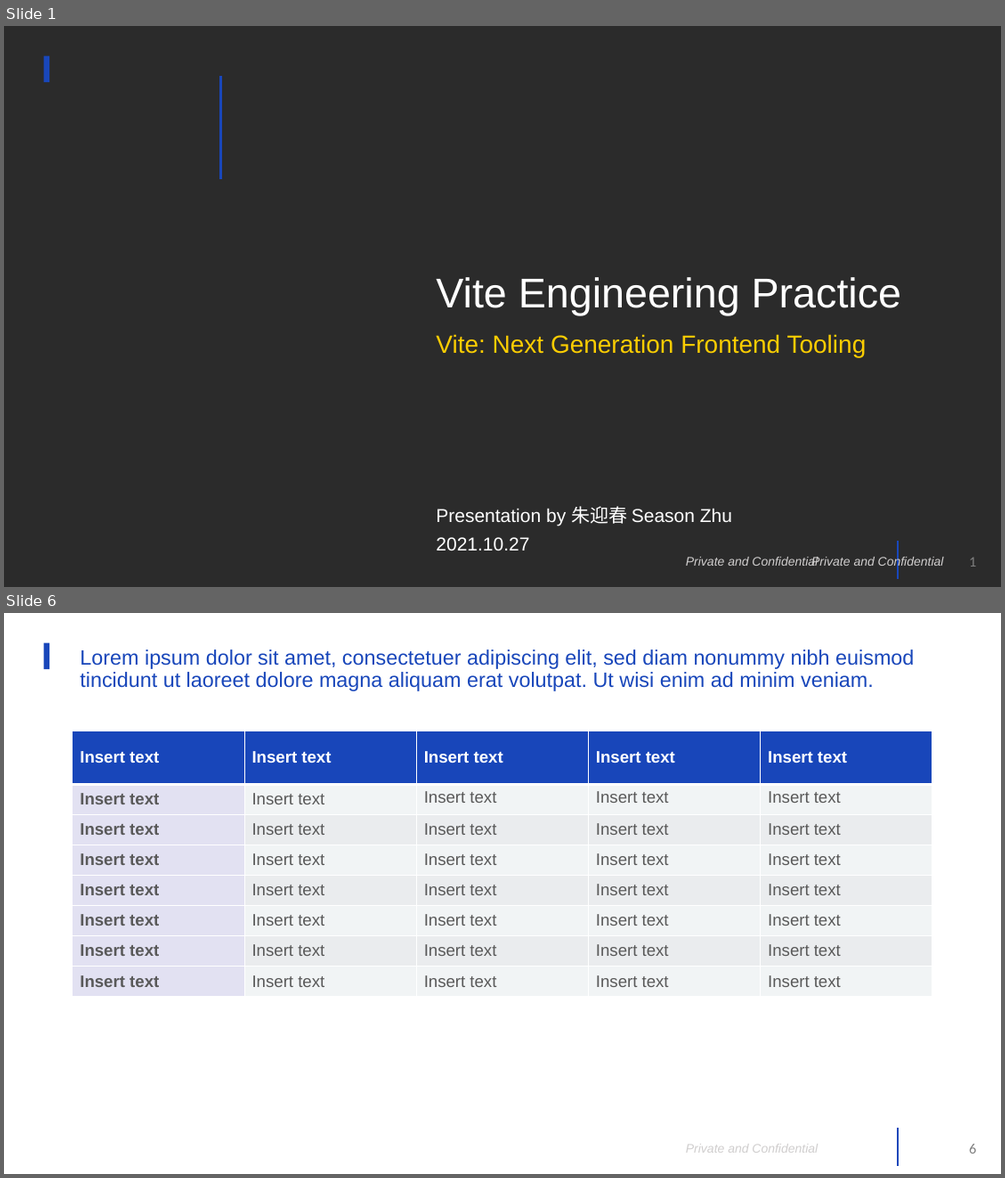
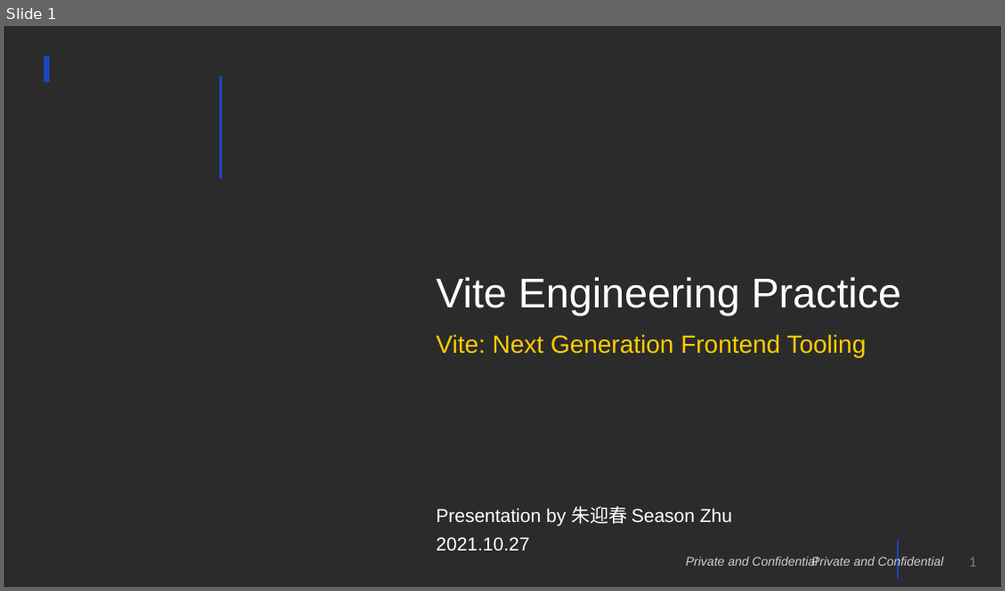
Before and after one commit to season19840122/Course, a slide deck: Vite2 项目工程化和原理剖析/Vite Engineering Practice.pptx. Shown one above the other, each under a label of ours: slides 1 and 6 before the commit, slide 1 after it; the slides between them are not shown. The pictures are 1005x1178 and 1005x591 pixels, drawn with LibreOffice and Linux fonts; fonts in the diff are those of the drawing; background and template pictures are left out; a plain dark background stands for a picture behind light text. Boxes give left, top, right and bottom in pixels: in the first picture for what was removed or moved away, otherwise in the second. Text is boxed around its words. In the diff, an @@ line names an element or a change of style, - is before the commit and + after.

```diff
--- a/Vite2 项目工程化和原理剖析/Vite Engineering Practice.pptx
+++ b/Vite2 项目工程化和原理剖析/Vite Engineering Practice.pptx
@@ slide 6 removed at <box>4,613,1001,1174</box>, background picture (left out); not listed: 4 template elements that a slide beside it also shows @@
@@ title removed at <box>80,649,914,691</box> @@
-Lorem ipsum dolor sit amet, consectetuer adipiscing elit, sed diam nonummy nibh euismod tincidunt ut laoreet dolore magna aliquam erat volutpat. Ut wisi enim ad minim veniam.
@@ table removed at <box>73,731,933,997</box>, 8 rows, 5 columns @@
-Insert text | Insert text | Insert text | Insert text | Insert text
-Insert text | Insert text | Insert text | Insert text | Insert text
-Insert text | Insert text | Insert text | Insert text | Insert text
-Insert text | Insert text | Insert text | Insert text | Insert text
-Insert text | Insert text | Insert text | Insert text | Insert text
-Insert text | Insert text | Insert text | Insert text | Insert text
-Insert text | Insert text | Insert text | Insert text | Insert text
-Insert text | Insert text | Insert text | Insert text | Insert text
```
Also in this commit, not shown: 1 slide changed, 21 slides added, 8 other slides removed, 39 other files.
